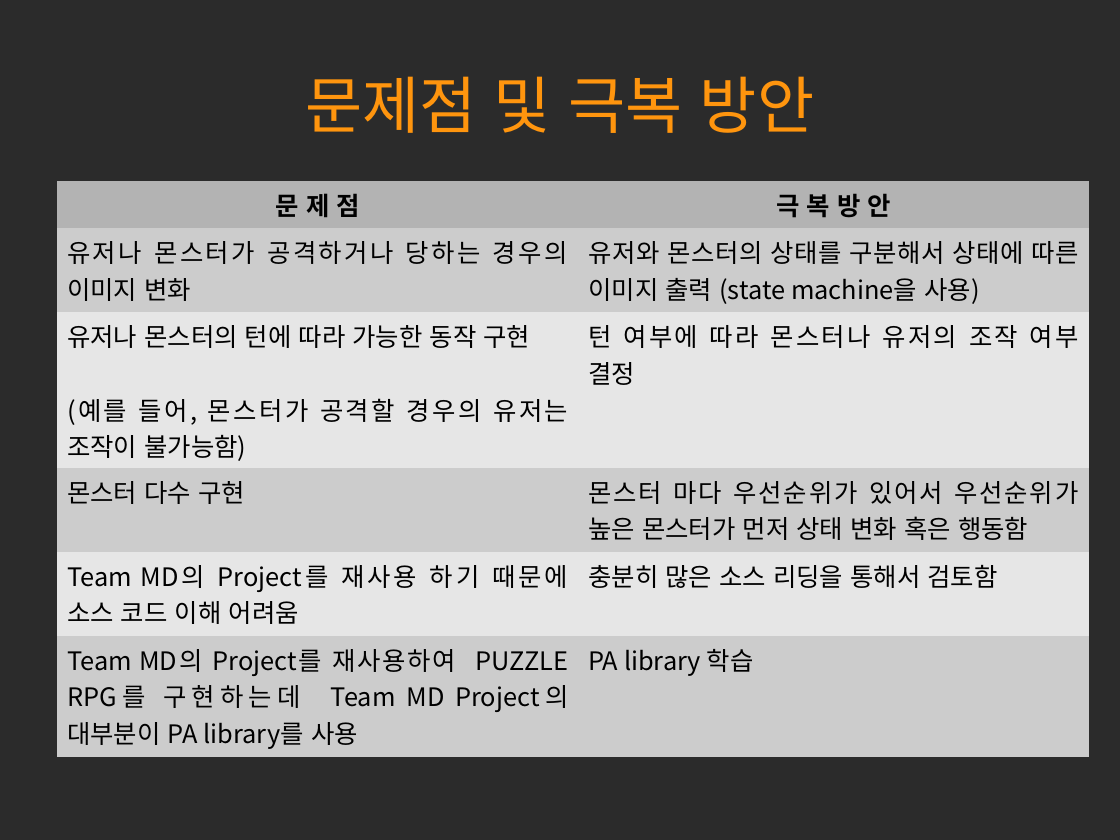
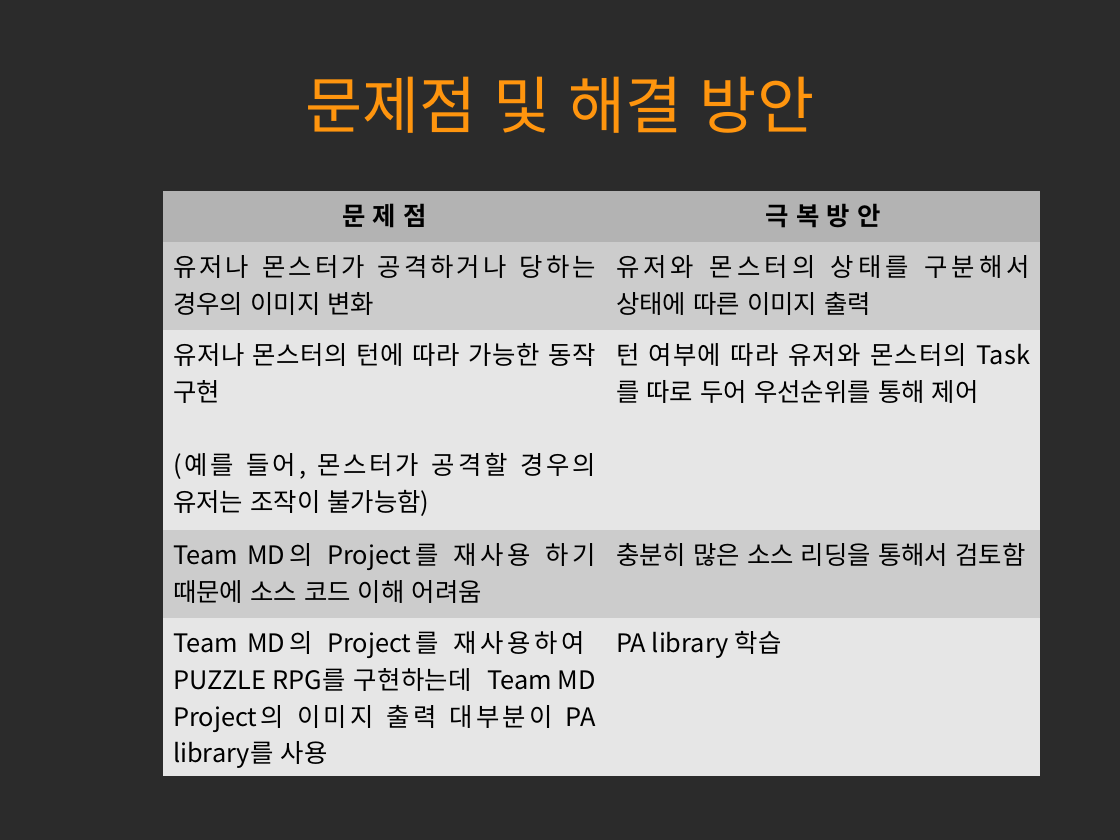
Before and after one commit to hl1itj/Team3, a slide deck: slide 7 of doc/term project 발표자료.odp (slide 8 before the commit). Drawn at 1120x840 pixels with LibreOffice and Linux fonts; fonts in the diff are those of the drawing; background and template pictures are left out; a plain dark background stands for a picture behind light text. Boxes give left, top, right and bottom in pixels: in the first picture for what was removed or moved away, otherwise in the second. Text is boxed around its words. In the diff, an @@ line names an element or a change of style, - is before the commit and + after.

```diff
--- a/doc/term project 발표자료.odp
+++ b/doc/term project 발표자료.odp
@@ title at (305, 76, 814, 133): text changed @@
-문제점 및 극복 방안
+문제점 및 해결 방안
@@ table at (164, 191, 1041, 776) @@
-row 2: 유저나 몬스터가 공격하거나 당하는 경우의 이미지 변화 | 유저와 몬스터의 상태를 구분해서 상태에 따른 이미지 출력 (state machine을 사용)
-row 3: 유저나 몬스터의 턴에 따라 가능한 동작 구현 / (예를 들어, 몬스터가 공격할 경우의 유저는 조작이 불가능함) | 턴 여부에 따라 몬스터나 유저의 조작 여부 결정
-row 4: 몬스터 다수 구현 | 몬스터 마다 우선순위가 있어서 우선순위가 높은 몬스터가 먼저 상태 변화 혹은 행동함
+row 2: 유저나 몬스터가 공격하거나 당하는 경우의 이미지 변화 | 유저와 몬스터의 상태를 구분해서 상태에 따른 이미지 출력
+row 3: 유저나 몬스터의 턴에 따라 가능한 동작 구현 / (예를 들어, 몬스터가 공격할 경우의 유저는 조작이 불가능함) | 턴 여부에 따라 유저와 몬스터의 Task를 따로 두어 우선순위를 통해 제어
-row 5, column 1: Team MD의 Project를 재사용하여 PUZZLE RPG를 구현하는데 Team MD Project의 대부분이 PA library를 사용
+row 5, column 1: Team MD의 Project를 재사용하여 PUZZLE RPG를 구현하는데 Team MD Project의 이미지 출력 대부분이 PA library를 사용
@@ table: place and size @@
-table at (57, 181, 1090, 789)
+table at (164, 191, 1041, 776)
```
Also in this commit, not shown: 2 other slides changed, 4 slides added, 5 slides removed, 2 other files.
